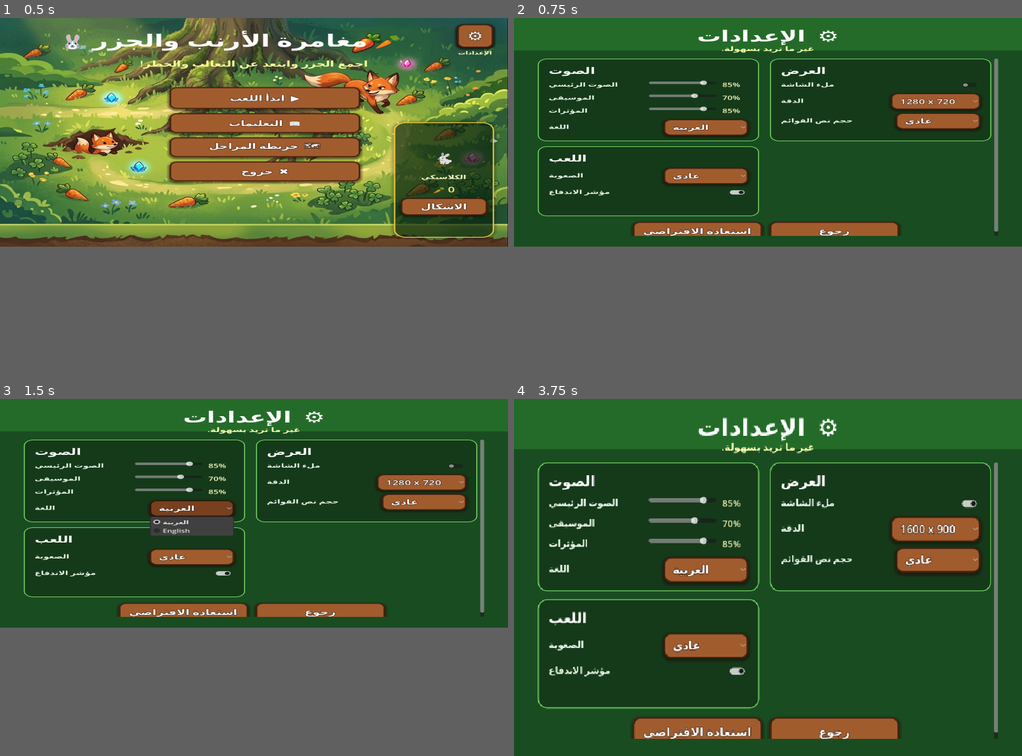
Above: before the commit, frames 1-4 (two rows, left to right).
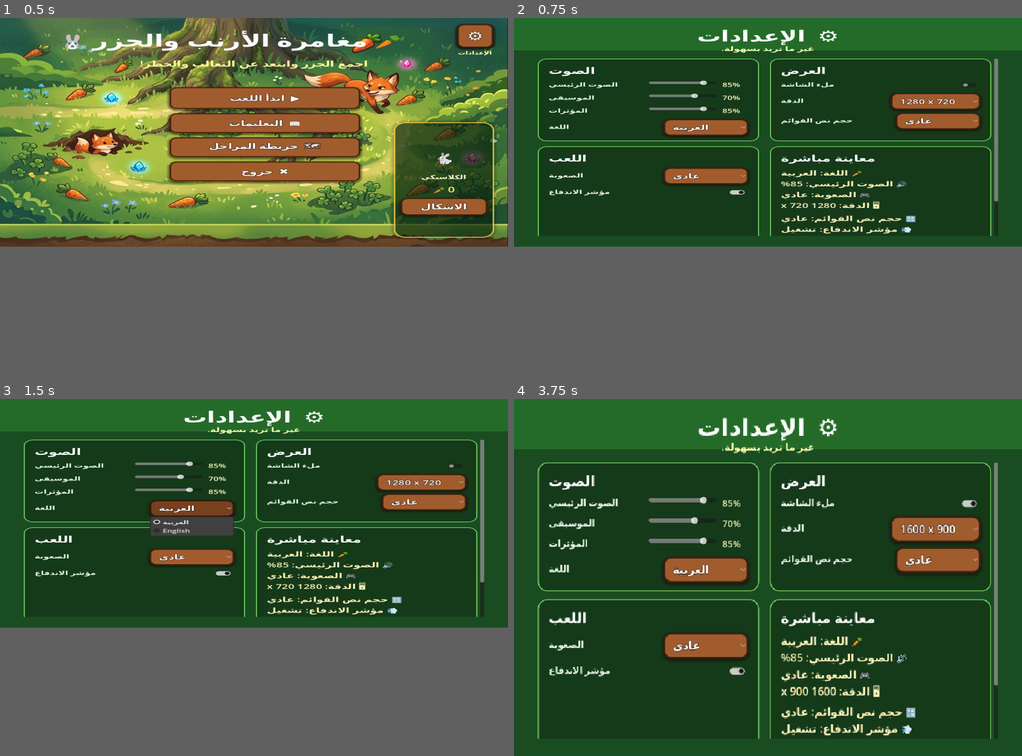
Above: after the commit, the same moments.

Repository: hamzabasem900-source/RUBBY
Game: Godot game, scene res://scenes/MainMenu.tscn
Two runs of this game, one before a commit and one after it. Both use one fixed random seed, a clock stepped at 60 frames per second and the inputs below.
Inputs (mouse positions are in pixels of both pictures, inside the frame that each line leads up to):
- Up to frame 1 (0.5 s): no input
- Up to frame 2 (0.75 s): click "⚙" at 0.5 s
- Up to frame 3 (1.5 s): click "العربية" at 1.25 s
- Up to frame 4 (3.75 s): click (971, 466) at 2.02 s; click "1280 x 720" at 2.75 s; click "عادي" at 3.5 s

Frame 1 is identical in both runs. In frame 2, 3.3% of the frame differs, in the area x 4-96%, y 35-62%; in frame 3, 3.3%; in frame 4, 5.2%, in the area x 4-96%, y 56-96%.

Commit message:
Restore settings live preview card

Diff:
--- a/scripts/settings_menu.gd
+++ b/scripts/settings_menu.gd
@@ -108,6 +108,7 @@
 		_create_check_row("show_dash_hud", "show_dash_hud")
 	]))
 
+	grid.add_child(_create_preview_card())
 
 	var actions := HBoxContainer.new()
 	actions.alignment = BoxContainer.ALIGNMENT_CENTER
